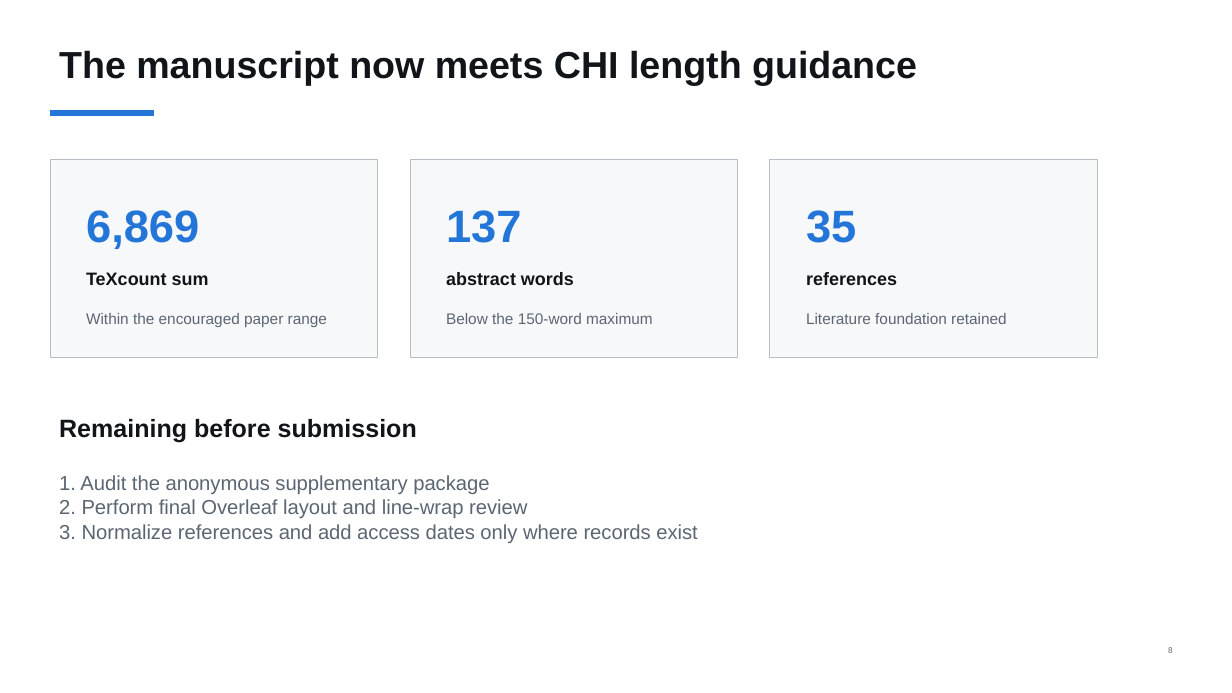
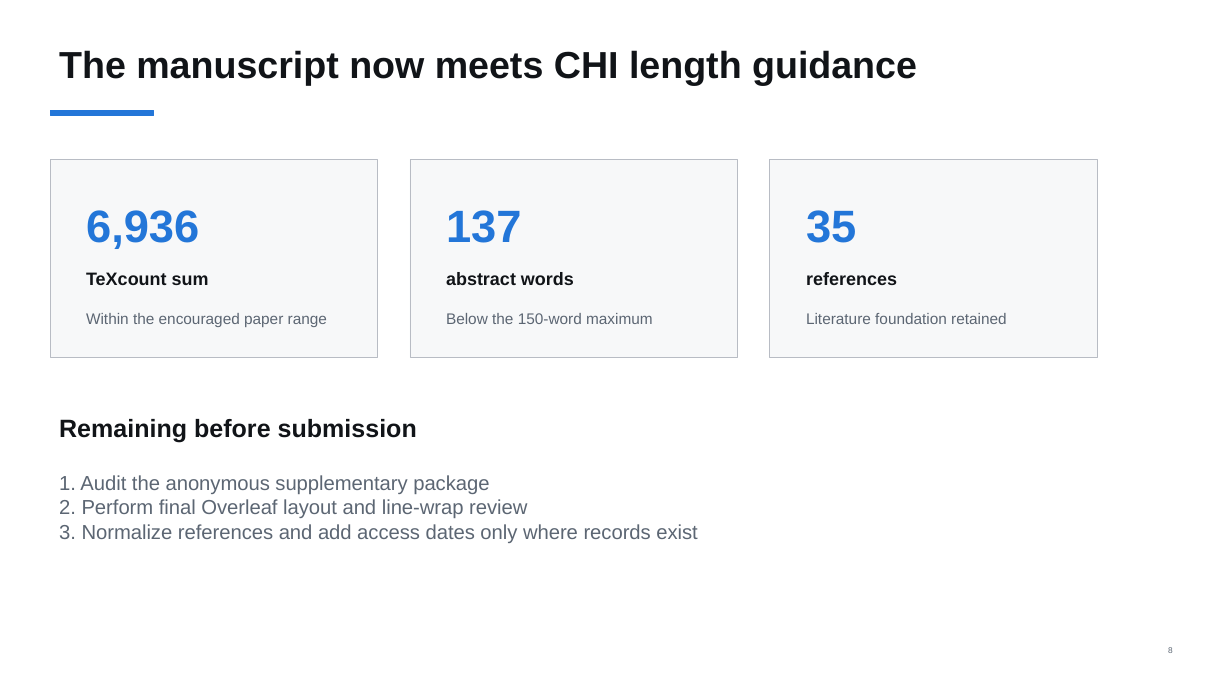
Before and after one commit to 92meharali/PERSONA-MH-CHI, a slide deck: slide 8 of presentations/PERSONA_Professor_Revision_Update.pptx. Drawn at 1232x693 pixels with LibreOffice and Linux fonts; fonts in the diff are those of the drawing. Boxes give left, top, right and bottom in pixels: in the first picture for what was removed or moved away, otherwise in the second. Text is boxed around its words. In the diff, an @@ line names an element or a change of style, - is before the commit and + after.

```diff
--- a/presentations/PERSONA_Professor_Revision_Update.pptx
+++ b/presentations/PERSONA_Professor_Revision_Update.pptx
@@ text at box(86, 210, 199, 249): text changed @@
-6,869
+6,936
```
Also in this commit, not shown: 1 other slide changed, 11 other files.
